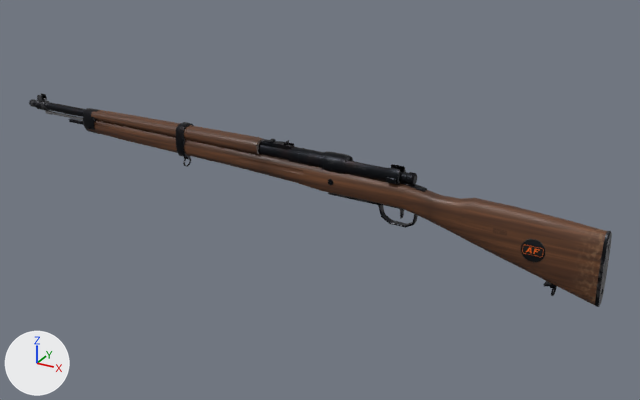
Renders of the Blender file blender/afm41_pathfinder_dayz.blend from each side of a commit.
Both versions are drawn from a camera (50 mm lens) standing at (0.622, -1.333, 0.702) and looking at (-0.133, 0.039, 0.016). The axes (+X, +Y, +Z) are drawn at lower left. The lights are the same throughout. The older version comes first.

In view in the first picture: 'M41_LOD_1'.
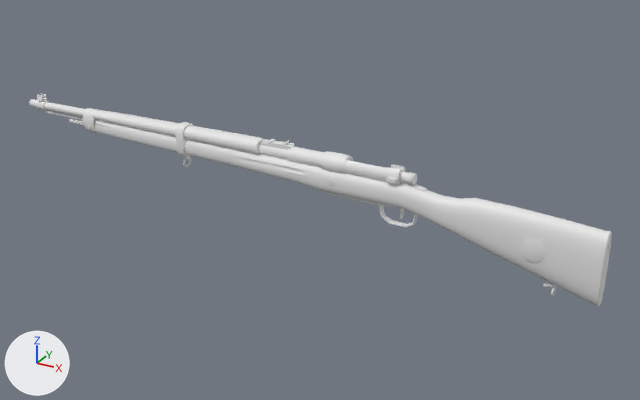
Changed parts and their boxes (x1, y1, x2, y2) in the pictures (640 x 400 px):
```json
{"object": "M41_LOD_1", "change": "recoloured", "before": [29, 93, 612, 307], "after": [29, 93, 612, 307], "on screen": "brown to white"}
```

The change, as JSON lines over the scene's bpy script:
```json
{"block": "me_m41_lod_1", "where": "me_m41_lod_1.from_pydata(...)  # 4566 vertices, 7612 faces; spans x -0.832..0.416, y -0.023..0.05, z -0.045..0.14"}
{"op": "remove", "block": "me_m41_lod_1", "code": "me_m41_lod_1.materials.append(mat_m41_body_dayz)"}
```
